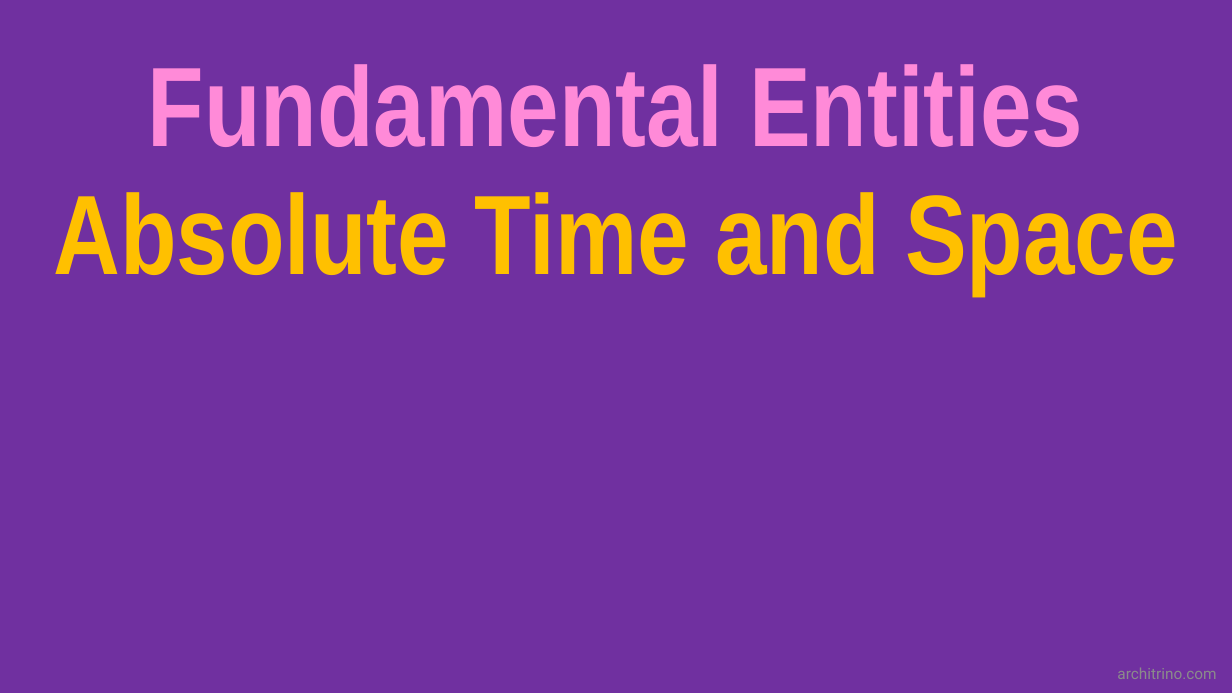
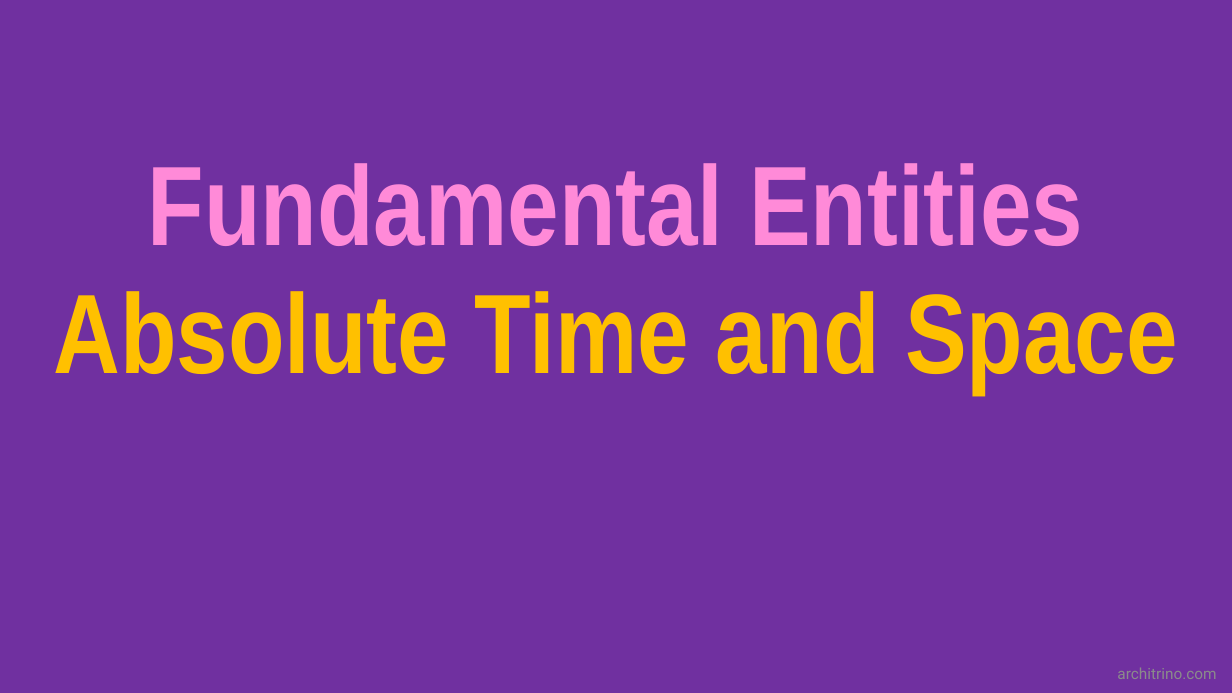
Before and after one commit to jmarkmorris/architrino, a slide deck: slide 1 of reference/archie/presentations/NPQG Fundamentals - Time and Space.pptx. Drawn at 1232x693 pixels with LibreOffice and Linux fonts; fonts in the diff are those of the drawing. Boxes give left, top, right and bottom in pixels: in the first picture for what was removed or moved away, otherwise in the second. Text is boxed around its words. In the diff, an @@ line names an element or a change of style, - is before the commit and + after.

Commit message:
Add NPQG time and space presentation assets

```diff
--- a/reference/archie/presentations/NPQG Fundamentals - Time and Space.pptx
+++ b/reference/archie/presentations/NPQG Fundamentals - Time and Space.pptx
@@ text "Fundamental Entities": place and size @@
-text "Fundamental Entities" at <box>54,64,1178,295</box>
+text "Fundamental Entities" at <box>54,163,1178,393</box>
```
Also in this commit, not shown: 8 other slides changed, 6 other files.
